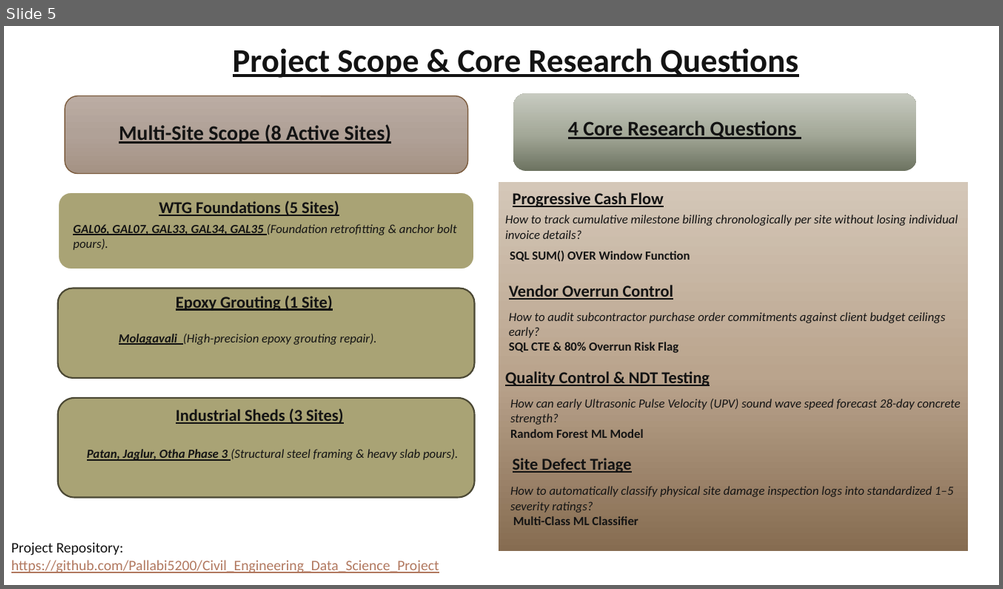
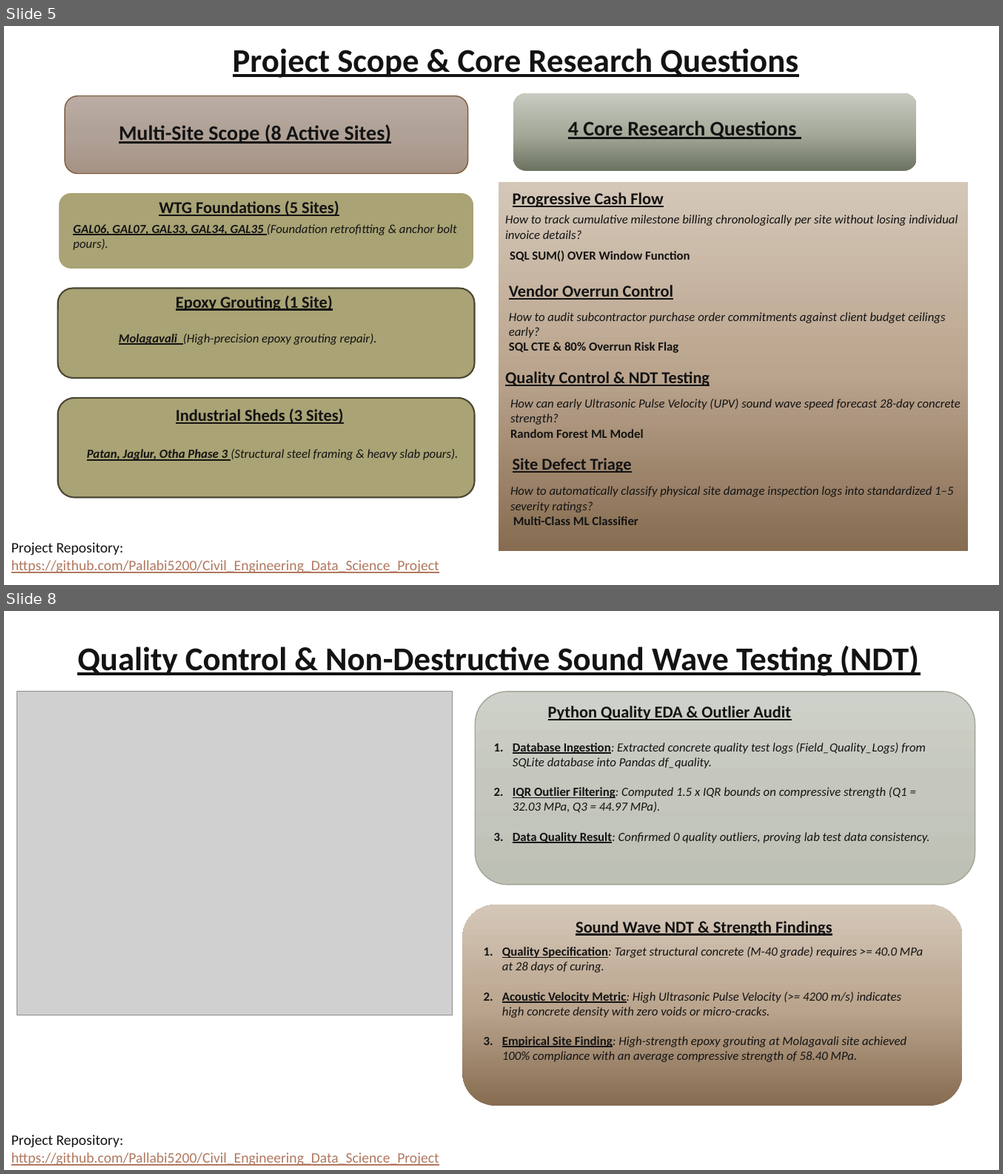
Before and after one commit to Pallabi5200/Civil_Engineering_Data_Science_Project, a slide deck: PRESENTATION/Civil_Project.pptx. Shown one above the other, each under a label of ours: slide 5 before the commit, slides 5 and 8 after it; the slides between them are not shown. The pictures are 1003x589 and 1003x1174 pixels, drawn with LibreOffice and Linux fonts; fonts in the diff are those of the drawing; grey boxes stand for pictures. Boxes give left, top, right and bottom in pixels: in the first picture for what was removed or moved away, otherwise in the second. Text is boxed around its words. In the diff, an @@ line names an element or a change of style, - is before the commit and + after.

Commit message:
Finalize all 10 slides of the Civil Engineering Construction Intelligence presentation deck

```diff
--- a/PRESENTATION/Civil_Project.pptx
+++ b/PRESENTATION/Civil_Project.pptx
@@ slide 8 added at (4, 611, 999, 1170), background #FFFFFF @@
@@ text added at (77, 646, 919, 676), 32 pt, text #131313, bold, underline @@
+Quality Control & Non-Destructive Sound Wave Testing (NDT)
@@ picture added at (17, 692, 452, 1015) @@
@@ rounded rectangle added at (475, 692, 975, 885), fill gradient #CFD1CA to #C5C8BF to #BDC1B6, outline #A1A696 1 pt @@
@@ text added at (548, 706, 791, 721), 16 pt, text #131313, bold, underline @@
+Python Quality EDA & Outlier Audit
@@ text added at (512, 743, 930, 843), 12 pt, text #131313, italic @@
+1. Database Ingestion: Extracted concrete quality test logs (Field_Quality_Logs) from SQLite database into Pandas df_quality.
+2. IQR Outlier Filtering: Computed 1.5 x IQR bounds on compressive strength (Q1 = 32.03 MPa, Q3 = 44.97 MPa).
+3. Data Quality Result: Confirmed 0 quality outliers, proving lab test data consistency.
@@ rounded rectangle added at (462, 905, 962, 1106), fill gradient #866C51 to #BAA48D to #D4C7B8 @@
@@ text added at (575, 921, 832, 936), 16 pt, text #131313, bold, underline @@
+Sound Wave NDT & Strength Findings
@@ text added at (502, 947, 922, 1062), 12 pt, text #131313, italic @@
+1. Quality Specification: Target structural concrete (M-40 grade) requires >= 40.0 MPa at 28 days of curing.
+2. Acoustic Velocity Metric: High Ultrasonic Pulse Velocity (>= 4200 m/s) indicates high concrete density with zero voids or micro-cracks.
+3. Empirical Site Finding: High-strength epoxy grouting at Molagavali site achieved 100% compliance with an average compressive strength of 58.40 MPa.
@@ text added at (11, 1135, 439, 1166), 14 pt, text #B1785F, underline @@
+Project Repository:
+https://github.com/Pallabi5200/Civil_Engineering_Data_Science_Project
```
Also in this commit, not shown: 5 other slides added, 2 slides removed.
